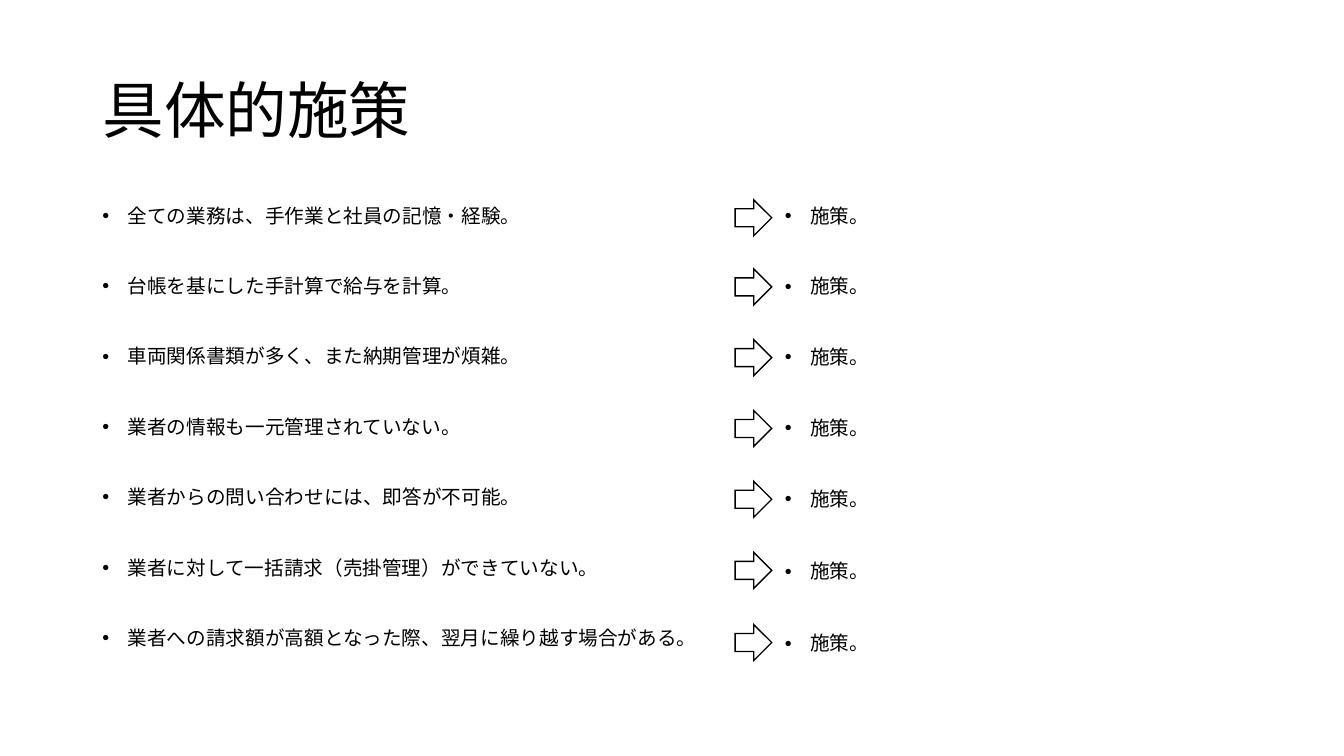
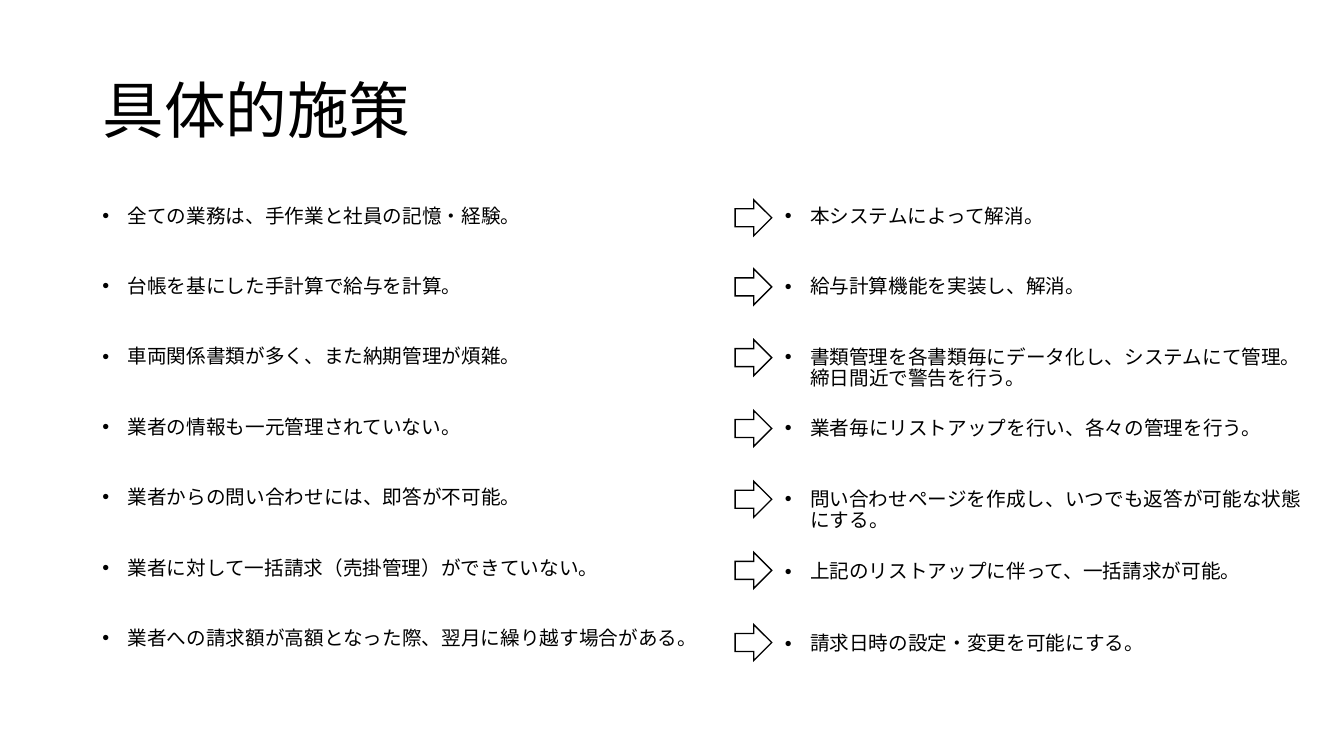
Before and after one commit to masapoyo/sugukuru, a slide deck: slide 4 of Presentation/要件定義.pptx. Drawn at 1344x756 pixels with LibreOffice and Linux fonts; fonts in the diff are those of the drawing. Boxes give left, top, right and bottom in pixels: in the first picture for what was removed or moved away, otherwise in the second. Text is boxed around its words. In the diff, an @@ line names an element or a change of style, - is before the commit and + after.

```diff
--- a/Presentation/要件定義.pptx
+++ b/Presentation/要件定義.pptx
@@ text at box(810, 206, 1044, 225): text changed @@
-• 施策。
+• 本システムによって解消。
@@ text at box(810, 276, 1085, 295): text changed @@
-• 施策。
+• 給与計算機能を実装し、解消。
@@ text at box(810, 347, 1301, 387): text changed @@
-• 施策。
+• 書類管理を各書類毎にデータ化し、システムにて管理。
+  締日間近で警告を行う。
@@ text at box(810, 418, 1261, 437): text changed @@
-• 施策。
+• 業者毎にリストアップを行い、各々の管理を行う。
@@ text at box(810, 489, 1301, 528): text changed @@
-• 施策。
+• 問い合わせページを作成し、いつでも返答が可能な状態にする。
@@ text at box(810, 561, 1240, 580): text changed @@
-• 施策。
+• 上記のリストアップに伴って、一括請求が可能。
@@ text at box(810, 633, 1144, 652): text changed @@
-• 施策。
+• 請求日時の設定・変更を可能にする。
```
Also in this commit, not shown: 7 other slides changed, 2 slides added, 1 slide removed.
